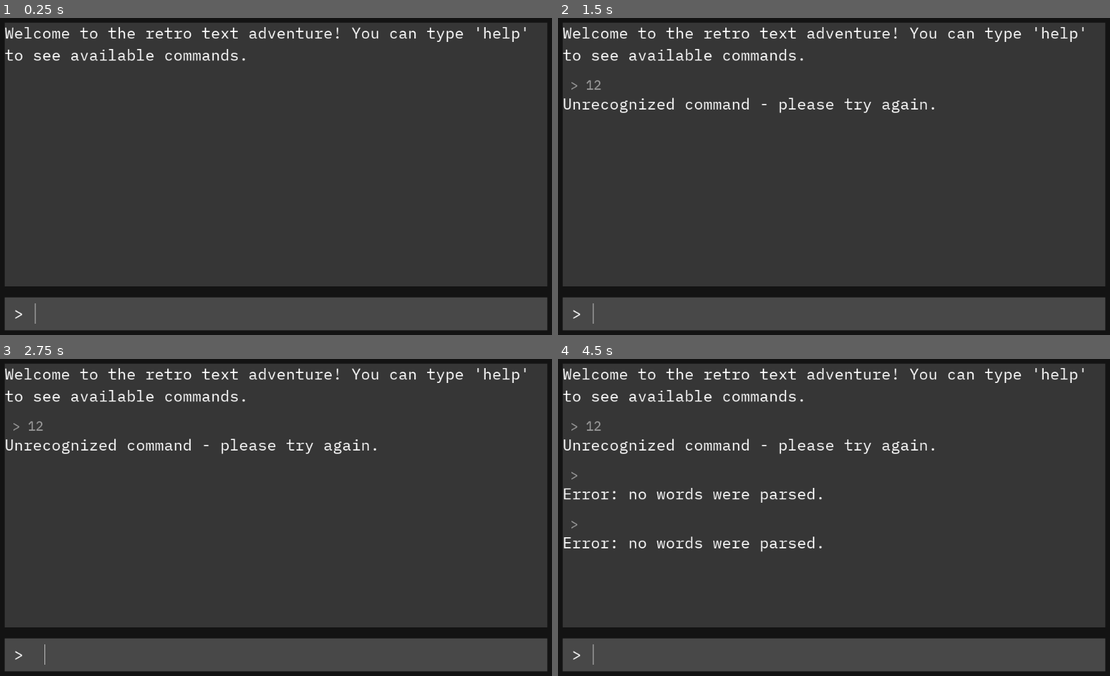
Above: before the commit, frames 1-4 (two rows, left to right).
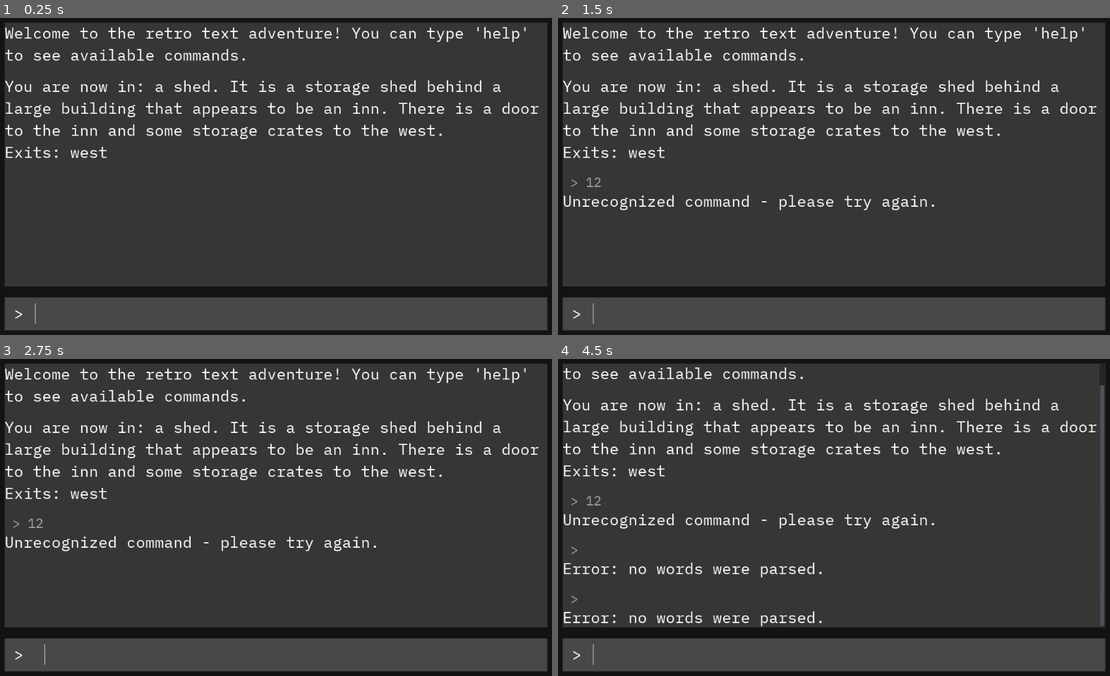
Above: after the commit, the same moments.

Repository: josephmbustamante/godot-text-adventure-tutorial
Game: Godot game, scene res://Game.tscn
The game is run twice, just before and just after one commit, with the same random seed, the same clock (stepped at 60 frames per second) and the same inputs.
Inputs (mouse positions are in pixels of both pictures, inside the frame that each line leads up to):
- Up to frame 1 (0.25 s): no input
- Up to frame 2 (1.5 s): click (850, 312) at 0.52 s; type "12" at 0.6 s; tap Enter at 1.25 s
- Up to frame 3 (2.75 s): tap Space at 2 s
- Up to frame 4 (4.5 s): tap Enter at 2.75, 4.25 s; tap Space at 3.5 s

The runs differ from the first frame. In frame 1, 2.8% of the frame differs, in the area x 0-98%, y 19-45%; in frame 2, 4.1%; in frame 3, 4.1%; in frame 4, 8.5%, in the area x 0-99%, y 2-85%.
Error before the commit: Parse Error: The class "Room" shadows a native class. (res://rooms/Room.gd:3)

Commit message:
Update Room to GameRoom (Godot 3.4 change)

Diff:
--- a/CommandProcessor.gd
+++ b/CommandProcessor.gd
@@ -119,6 +119,6 @@
 	return "You can use these commands: go [location], take [item], drop [item], inventory, help"
 
 
-func change_room(new_room: Room) -> String:
+func change_room(new_room: GameRoom) -> String:
 	current_room = new_room
 	return new_room.get_full_description()
--- a/Game.tscn
+++ b/Game.tscn
@@ -4,7 +4,7 @@
 [ext_resource path="res://fonts/plex_mono_28.tres" type="DynamicFont" id=2]
 [ext_resource path="res://Game.gd" type="Script" id=3]
 [ext_resource path="res://CommandProcessor.gd" type="Script" id=4]
-[ext_resource path="res://rooms/Room.tscn" type="PackedScene" id=5]
+[ext_resource path="res://rooms/GameRoom.tscn" type="PackedScene" id=5]
 [ext_resource path="res://rooms/RoomManager.gd" type="Script" id=6]
 [ext_resource path="res://Player.gd" type="Script" id=7]
 
@@ -76,18 +76,18 @@
 anchor_left = -0.00045228
 anchor_right = -0.00045228
 anchor_bottom = 0.166667
-margin_left = 1083.62
-margin_top = -1108.06
-margin_right = 1407.62
-margin_bottom = -886.065
+margin_left = 1083.46
+margin_top = -1108.0
+margin_right = 1407.46
+margin_bottom = -886.0
 room_name = "the inn"
 room_description = "the main area inside the inn. There are a few nondescript villagers drinking at tables around the r …(204 unchanged characters)…
 
 [node name="InnKitchen" parent="RoomManager" instance=ExtResource( 5 )]
-margin_left = 1091.92
-margin_top = -751.646
-margin_right = 1357.92
-margin_bottom = -454.646
+margin_left = 1092.0
+margin_top = -702.0
+margin_right = 1414.0
+margin_bottom = -455.0
 room_name = "the inn's kitchen"
 room_description = "the kitchen of the inn. The cook isn't anywhere to be found - the room is empty, but a stew is cooking over the hearth. There is a door on the south wall that seems to go outside, and a door to the north back to the inn proper."
 
--- a/project.godot
+++ b/project.godot
@@ -14,6 +14,11 @@
 "language": "GDScript",
 "path": "res://rooms/Exit.gd"
 }, {
+"base": "PanelContainer",
+"class": "GameRoom",
+"language": "GDScript",
+"path": "res://rooms/GameRoom.gd"
+}, {
 "base": "Resource",
 "class": "Item",
 "language": "GDScript",
@@ -23,17 +28,12 @@
 "class": "NPC",
 "language": "GDScript",
 "path": "res://npcs/NPC.gd"
-}, {
-"base": "PanelContainer",
-"class": "Room",
-"language": "GDScript",
-"path": "res://rooms/Room.gd"
 } ]
 _global_script_class_icons={
 "Exit": "",
+"GameRoom": "",
 "Item": "",
-"NPC": "",
-"Room": ""
+"NPC": ""
 }
 
 [application]
--- a/rooms/Room.gd
+++ b/rooms/GameRoom.gd
@@ -1,6 +1,6 @@
 tool
 extends PanelContainer
-class_name Room
+class_name GameRoom
 
 
 export (String) var room_name = "Room Name" setget set_room_name
--- a/rooms/Room.tscn
+++ b/rooms/GameRoom.tscn
@@ -1,10 +1,10 @@
 [gd_scene load_steps=4 format=2]
 
 [ext_resource path="res://fonts/plex_mono_16.tres" type="DynamicFont" id=1]
-[ext_resource path="res://rooms/Room.gd" type="Script" id=2]
+[ext_resource path="res://rooms/GameRoom.gd" type="Script" id=2]
 [ext_resource path="res://fonts/plex_mono_24.tres" type="DynamicFont" id=3]
 
-[node name="Room" type="PanelContainer"]
+[node name="GameRoom" type="PanelContainer"]
 margin_right = 250.0
 margin_bottom = 200.0
 rect_min_size = Vector2( 250, 200 )
Not shown: 1 places in Game.tscn that only renumber resources
Not shown: 1 places in input/InputHistory.tscn that only renumber resources
